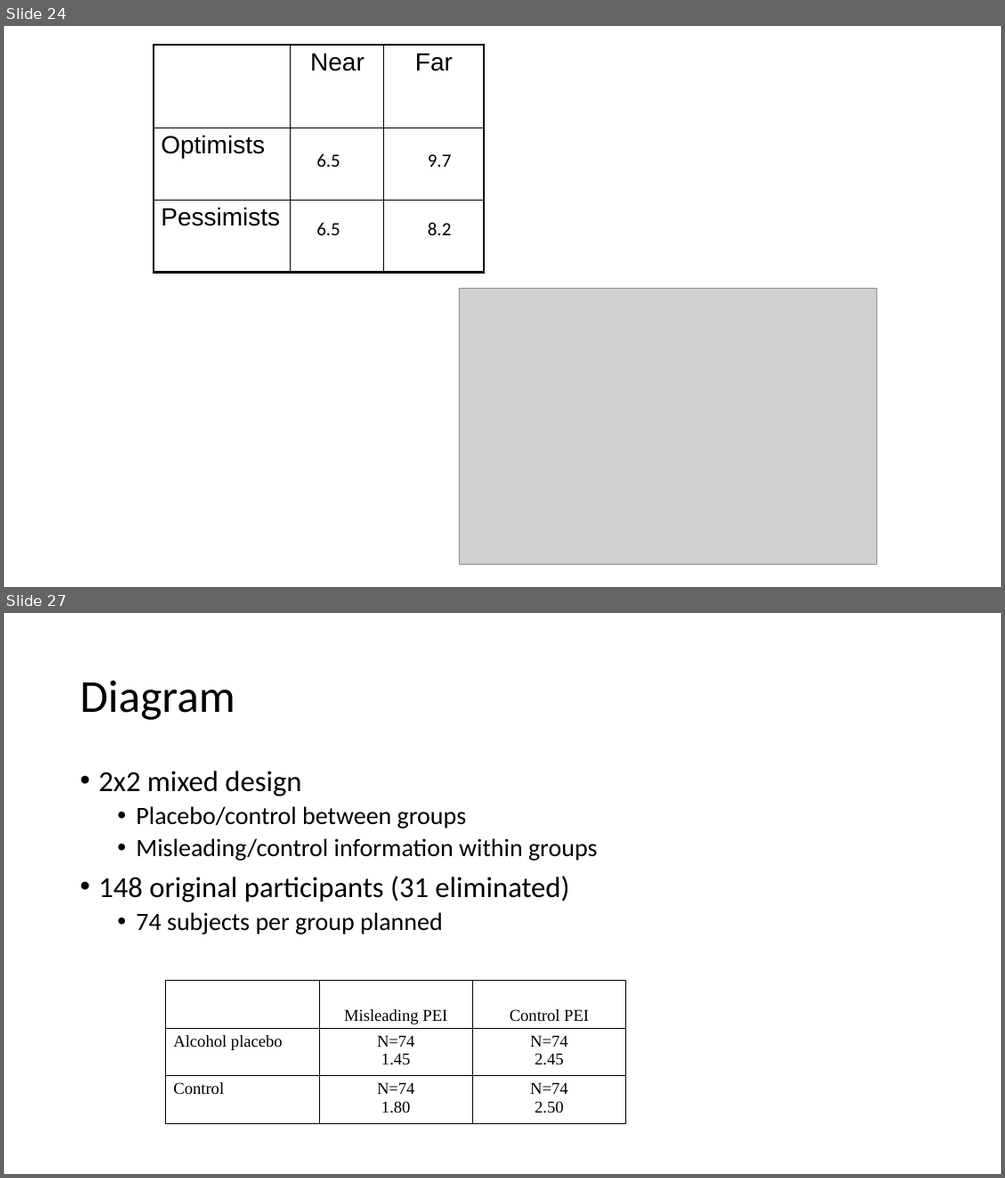
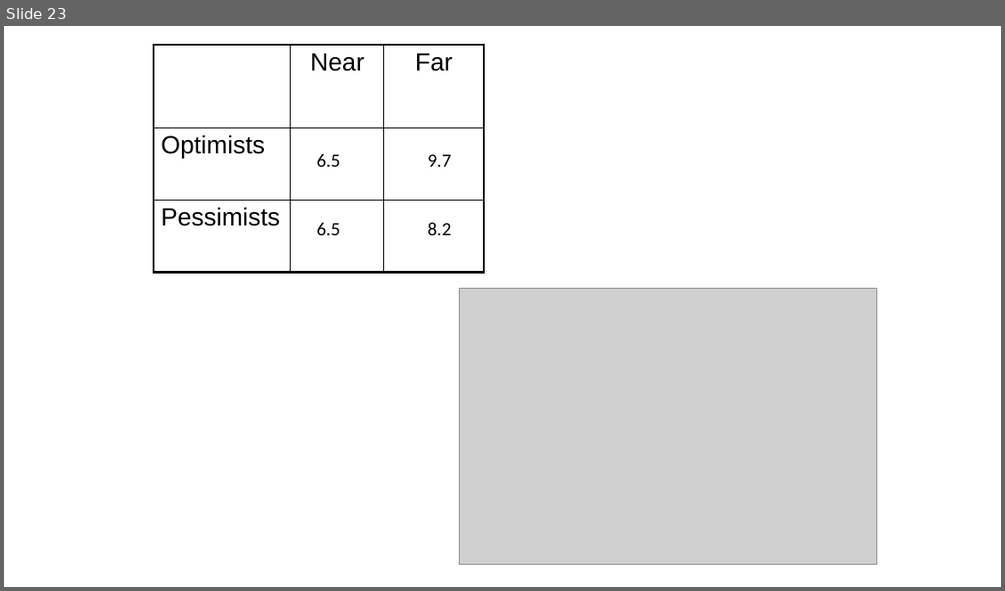
Before and after one commit to preber/Research-Methods, a slide deck: Class Slides 2024/Class 12.pptx. Shown one above the other, each under a label of ours: slides 24 and 27 before the commit, slide 23 after it; the slides between them are not shown. The pictures are 1005x1178 and 1005x591 pixels, drawn with LibreOffice and Linux fonts; fonts in the diff are those of the drawing; grey boxes stand for pictures. Boxes give left, top, right and bottom in pixels: in the first picture for what was removed or moved away, otherwise in the second. Text is boxed around its words. In the diff, an @@ line names an element or a change of style, - is before the commit and + after.

```diff
--- a/Class Slides 2024/Class 12.pptx
+++ b/Class Slides 2024/Class 12.pptx
@@ slide 27 removed at box(4, 613, 1001, 1174), background #FFFFFF @@
@@ title removed at box(80, 680, 235, 720) @@
-Diagram
@@ text removed at box(98, 771, 598, 934) @@
-• 2x2 mixed design
-  • Placebo/control between groups
-  • Misleading/control information within groups
-• 148 original participants (31 eliminated)
-  • 74 subjects per group planned
@@ table removed at box(166, 981, 626, 1124), 3 rows, 3 columns @@
- | Misleading PEI | Control PEI
-Alcohol placebo | N=74 / 1.45 | N=74 / 2.45
-Control | N=74 / 1.80 | N=74 / 2.50
@@ what was slide 24 is now slide 23 @@
```
Also in this commit, not shown: 1 slide changed, 4 other slides removed, 9 other files.
